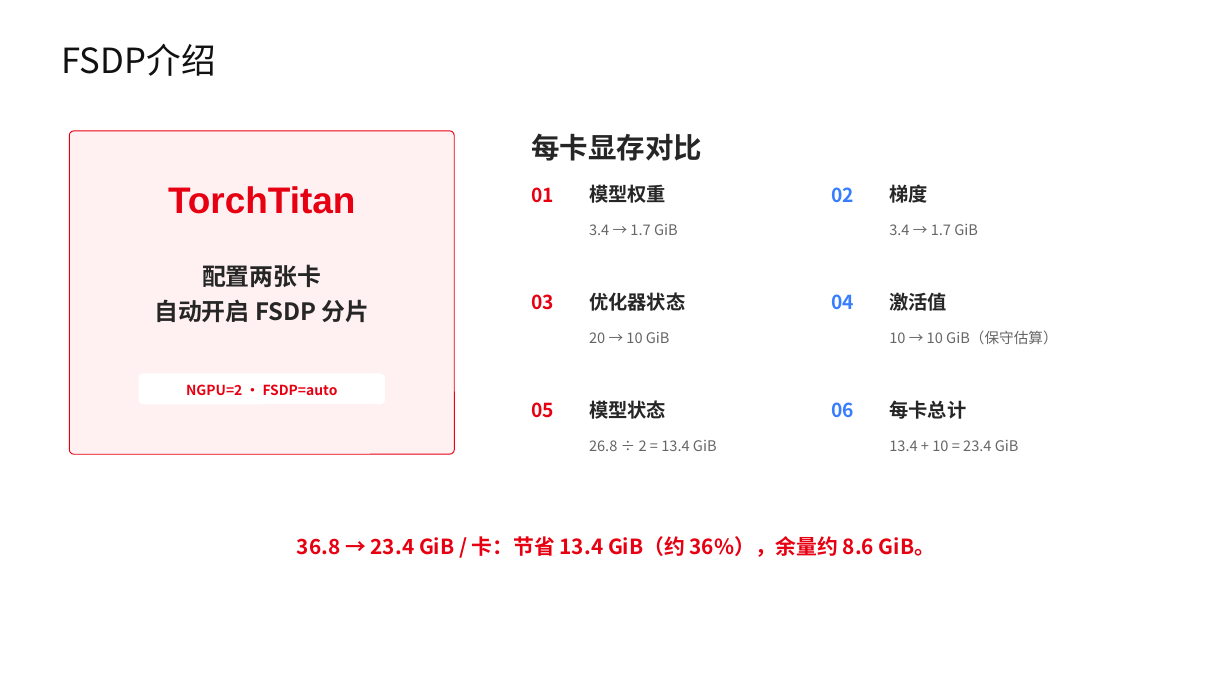
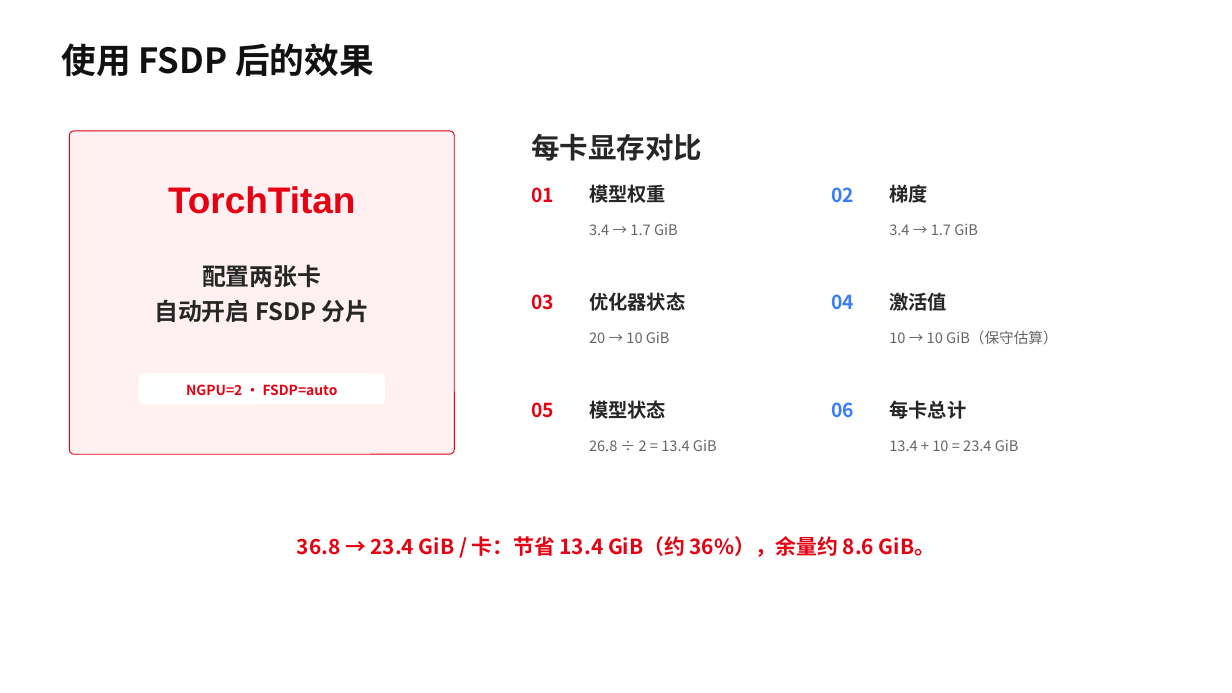
Before and after one commit to hicann/cann-learning-hub, a slide deck: slide 18 of tutorials/sft_training_pipeline/slides/01_sft_training_pipeline.pptx (slide 14 before the commit). Drawn at 1232x693 pixels with LibreOffice and Linux fonts; fonts in the diff are those of the drawing; background and template pictures are left out. Boxes give left, top, right and bottom in pixels: in the first picture for what was removed or moved away, otherwise in the second. Text is boxed around its words. In the diff, an @@ line names an element or a change of style, - is before the commit and + after.

```diff
--- a/tutorials/sft_training_pipeline/slides/01_sft_training_pipeline.pptx
+++ b/tutorials/sft_training_pipeline/slides/01_sft_training_pipeline.pptx
@@ text at [62,43,374,77]: text changed; bold on @@
-FSDP介绍
+使用 FSDP 后的效果
```
Also in this commit, not shown: 10 other slides changed, 21 slides added, 24 slides removed, 1 other file.
